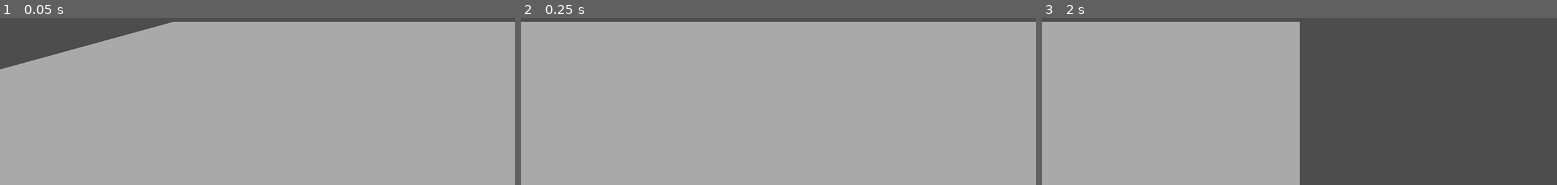
Above: before the commit, frames 1-3 (left to right).
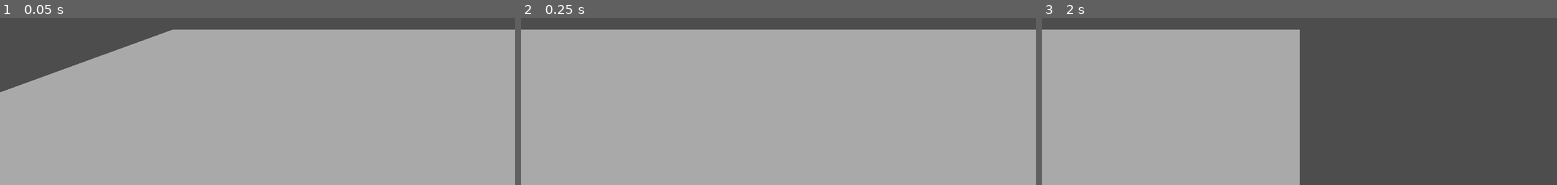
Above: after the commit, the same moments.

Repository: SHyguymoll/EternityGame_STRTeam
Game: Godot game, scene res://scenes/game.tscn
Two runs of this game, one before a commit and one after it. Both use one fixed random seed, a clock stepped at 60 frames per second and the inputs below. The project has no main scene, so this scene is started directly.
Inputs:
- Up to frame 1 (0.05 s): no input
- Up to frame 2 (0.25 s): no input
- Up to frame 3 (2 s): tap Enter at 0.5 s

The runs differ from the first frame. In frame 1, 6.1% of the frame differs, in the area x 0-100%, y 2-45%; in frame 2, 4.6%; in frame 3, 2.3%.

Commit message:
world collisions, player node

Diff:
--- a/project.godot
+++ b/project.godot
@@ -13,3 +13,7 @@
 config/name="EternityGameSkibidi"
 config/features=PackedStringArray("4.2", "Forward Plus")
 config/icon="res://icon.svg"
+
+[layer_names]
+
+3d_physics/layer_1="world"
--- a/scenes/game.tscn
+++ b/scenes/game.tscn
@@ -15,6 +15,18 @@
 material = SubResource("StandardMaterial3D_olwsu")
 size = Vector2(10, 100)
 
+[sub_resource type="CapsuleShape3D" id="CapsuleShape3D_0brey"]
+radius = 0.445
+height = 1.5
+
+[sub_resource type="WorldBoundaryShape3D" id="WorldBoundaryShape3D_45l72"]
+plane = Plane(0, 0, 1, 0)
+
+[sub_resource type="WorldBoundaryShape3D" id="WorldBoundaryShape3D_ip4q6"]
+plane = Plane(0, 0, -1, 0)
+
+[sub_resource type="WorldBoundaryShape3D" id="WorldBoundaryShape3D_5ow76"]
+
 [node name="Game" type="Node3D"]
 script = ExtResource("1_sth8l")
 
@@ -27,6 +39,27 @@
 [node name="GroundPlaceholder" type="Node3D" parent="."]
 
 [node name="Mesh" type="MeshInstance3D" parent="GroundPlaceholder"]
-transform = Transform3D(1, 0, 0, 0, 1, 0, 0, 0, 1, 0, 0.435, -50)
+transform = Transform3D(1, 0, 0, 0, 1, 0, 0, 0, 1, 0, 0, -50)
 mesh = SubResource("PlaneMesh_bvesg")
 skeleton = NodePath("../..")
+
+[node name="Player" type="CharacterBody3D" parent="."]
+collision_layer = 0
+
+[node name="CollisionShape3D" type="CollisionShape3D" parent="Player"]
+shape = SubResource("CapsuleShape3D_0brey")
+
+[node name="WorldCameraBounds" type="StaticBody3D" parent="."]
+
+[node name="Left" type="CollisionShape3D" parent="WorldCameraBounds"]
+transform = Transform3D(1, 0, 0, 0, 1, 0, 0, 0, 1, 0, 0, 3.105)
+shape = SubResource("WorldBoundaryShape3D_45l72")
+
+[node name="Right" type="CollisionShape3D" parent="WorldCameraBounds"]
+transform = Transform3D(1, 0, 0, 0, 1, 0, 0, 0, 1, 0, 0, -2.935)
+shape = SubResource("WorldBoundaryShape3D_ip4q6")
+
+[node name="WorldCollide" type="StaticBody3D" parent="."]
+
+[node name="CollisionShape3D" type="CollisionShape3D" parent="WorldCollide"]
+shape = SubResource("WorldBoundaryShape3D_5ow76")
Not shown: 1 places in scenes/game.tscn that only renumber resources
